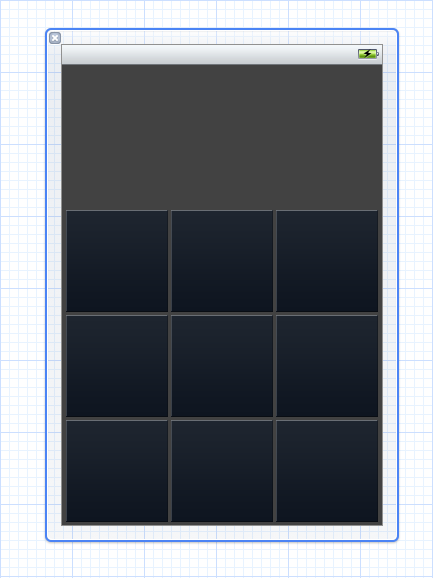
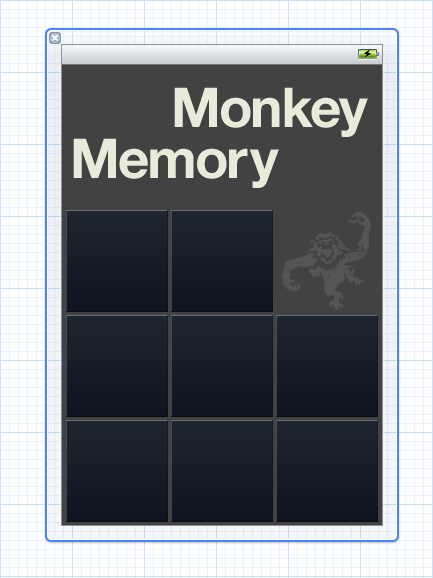
Layered file, before and after one edit (433x578). Changes by layer:
added layer "Monkey" above "Memory" over <box>174,87,368,137</box>
added layer "Memory" above "Color Fill 1" over <box>73,138,279,188</box>
added layer "Color Fill 1" (10%) above "monkey" over <box>281,211,372,310</box>
hid "button bg copy 2" over <box>276,210,378,312</box>
